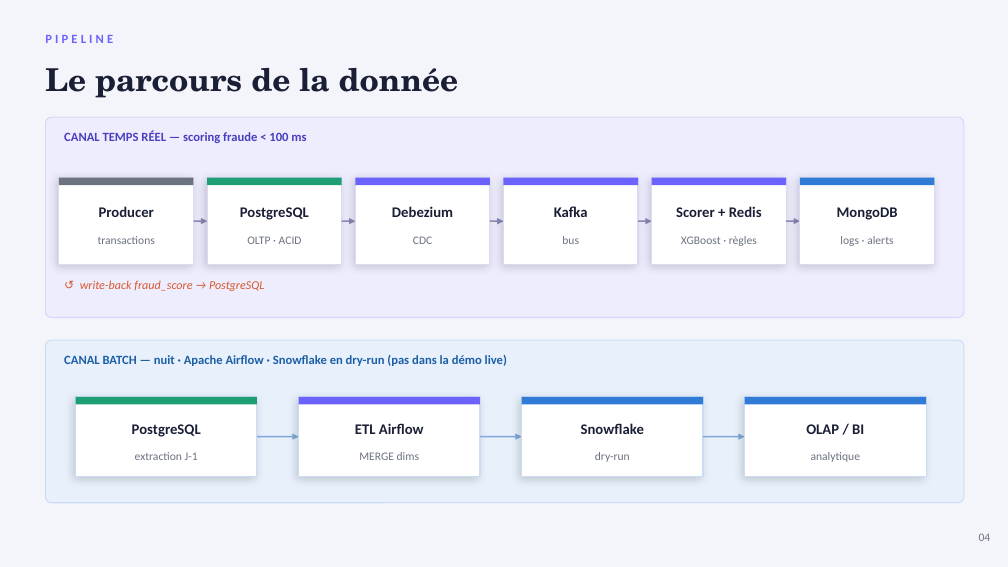
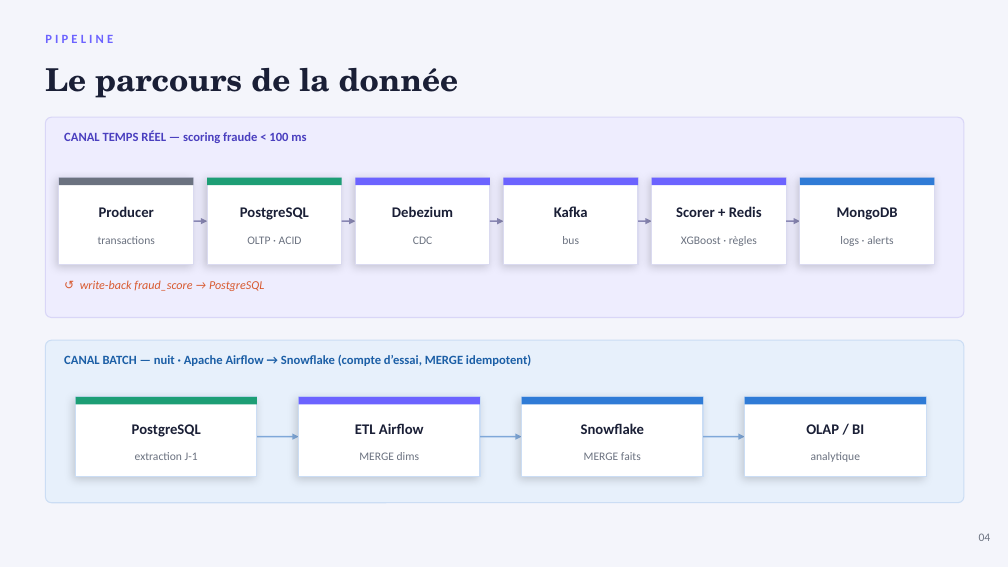
Before and after one commit to PDUCLOS/BLOC2-STRIPE, a slide deck: slide 5 of presentation/stripe_presentation_bloc2.pptx. Drawn at 1008x567 pixels with LibreOffice and Linux fonts; fonts in the diff are those of the drawing. Boxes give left, top, right and bottom in pixels: in the first picture for what was removed or moved away, otherwise in the second. Text is boxed around its words. In the diff, an @@ line names an element or a change of style, - is before the commit and + after.

```diff
--- a/presentation/stripe_presentation_bloc2.pptx
+++ b/presentation/stripe_presentation_bloc2.pptx
@@ text at (x1=64, y1=355, x2=531, y2=366): text changed @@
-CANAL BATCH — nuit · Apache Airflow · Snowflake en dry-run (pas dans la démo live)
+CANAL BATCH — nuit · Apache Airflow → Snowflake (compte d’essai, MERGE idempotent)
@@ text at (x1=584, y1=452, x2=641, y2=460): text changed @@
-dry-run
+MERGE faits
```
Also in this commit, not shown: 2 other slides changed, 21 other files.
